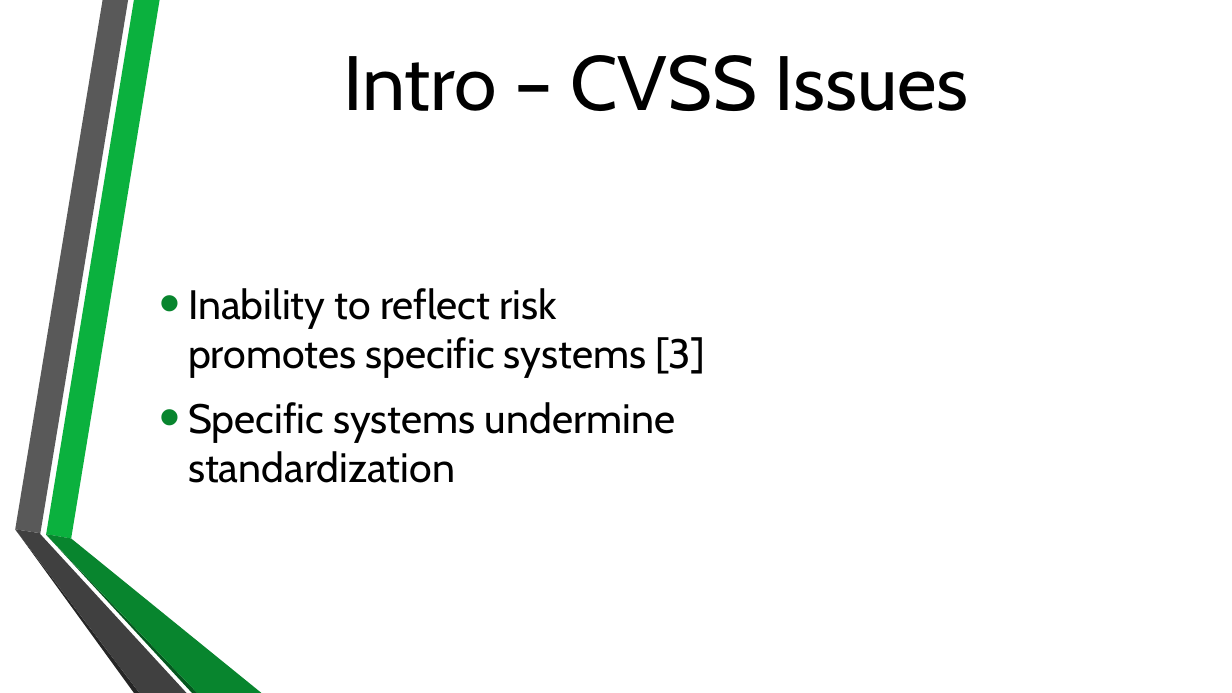
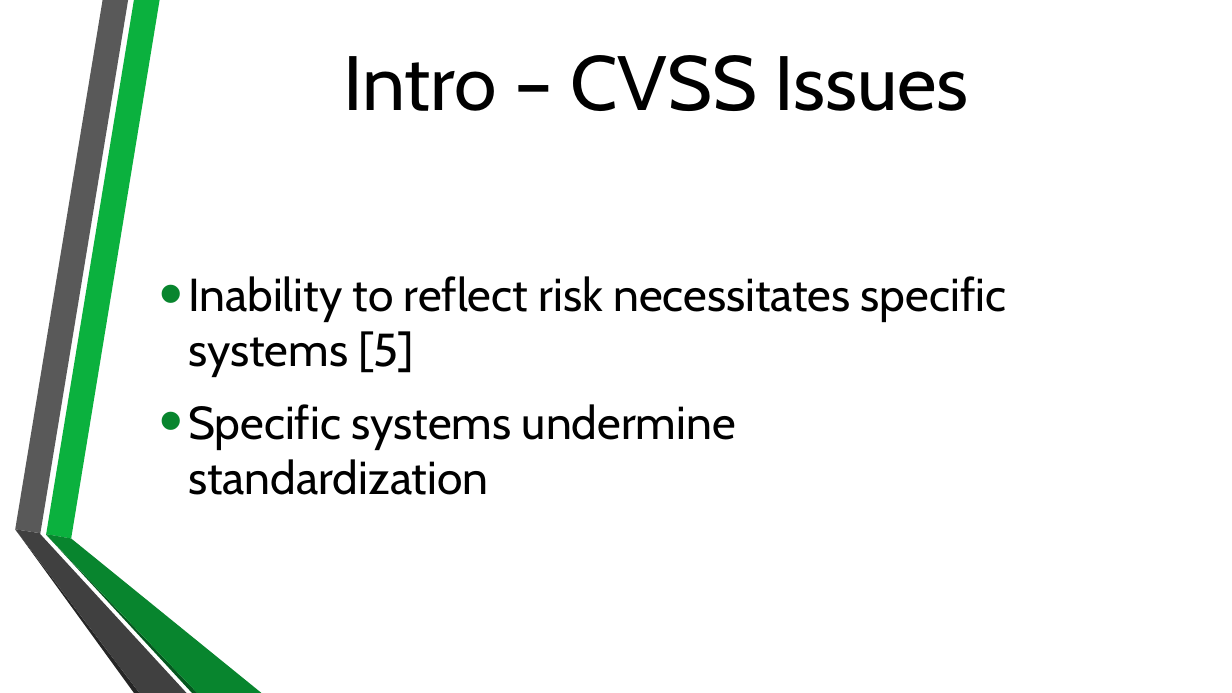
Before and after one commit to BenChurch/Winter2017, a slide deck: slide 10 of CISC848/Implementation/Presentation/CvssEquationRecasting.pptx (slide 9 before the commit). Drawn at 1232x693 pixels with LibreOffice and Linux fonts; fonts in the diff are those of the drawing; background and template pictures are left out. Boxes give left, top, right and bottom in pixels: in the first picture for what was removed or moved away, otherwise in the second. Text is boxed around its words. In the diff, an @@ line names an element or a change of style, - is before the commit and + after.

```diff
--- a/CISC848/Implementation/Presentation/CvssEquationRecasting.pptx
+++ b/CISC848/Implementation/Presentation/CvssEquationRecasting.pptx
@@ text at <box>188,276,1006,377</box>: text changed; size 32 to 36 pt @@
-• Inability to reflect risk promotes specific systems [3]
+• Inability to reflect risk necessitates specific systems [5]
@@ text at <box>188,404,736,495</box>: size 32 to 36 pt in "Specific systems undermine standardization" @@
```
Also in this commit, not shown: 18 other slides changed, 1 slide added, 2 other files.
